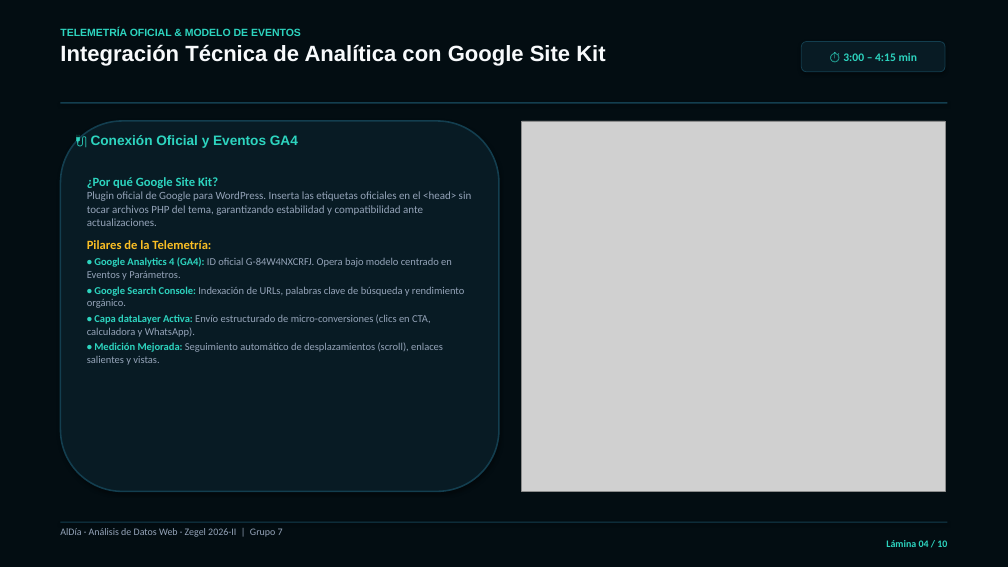
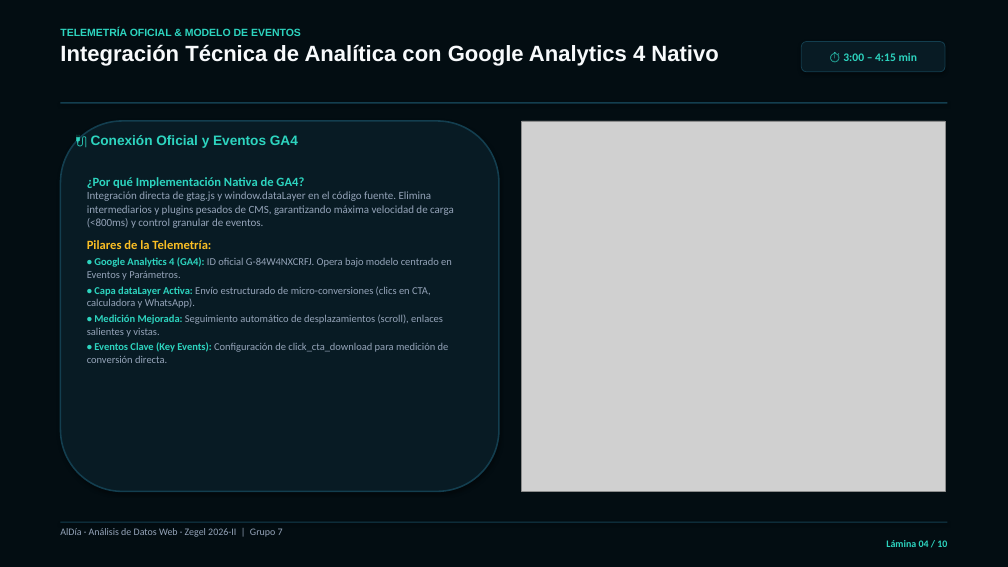
Before and after one commit to Dreyeles/Proyecto_ALdia, a slide deck: slide 4 of Presentacion_Avance1_Analisis_Datos_Web.pptx. Drawn at 1008x567 pixels with LibreOffice and Linux fonts; fonts in the diff are those of the drawing; grey boxes stand for pictures. Boxes give left, top, right and bottom in pixels: in the first picture for what was removed or moved away, otherwise in the second. Text is boxed around its words. In the diff, an @@ line names an element or a change of style, - is before the commit and + after.

Commit message:
fix: Alinear presentacion con arquitectura real de GitHub Pages y Google Analytics 4 Nativo

```diff
--- a/Presentacion_Avance1_Analisis_Datos_Web.pptx
+++ b/Presentacion_Avance1_Analisis_Datos_Web.pptx
@@ text at (60, 44, 718, 66): text changed @@
-Integración Técnica de Analítica con Google Site Kit
+Integración Técnica de Analítica con Google Analytics 4 Nativo
@@ text at (87, 177, 454, 228): text changed @@
-¿Por qué Google Site Kit?
-Plugin oficial de Google para WordPress. Inserta las etiquetas oficiales en el <head> sin tocar archivos PHP del tema, garantizando estabilidad y compatibilidad ante actualizaciones.
+¿Por qué Implementación Nativa de GA4?
+Integración directa de gtag.js y window.dataLayer en el código fuente. Elimina intermediarios y plugins pesados de CMS, garantizando máxima velocidad de carga (<800ms) y control granular de eventos.
@@ text at (87, 286, 464, 308): paragraph removed @@
-• Google Search Console: Indexación de URLs, palabras clave de búsqueda y rendimiento orgánico.
@@ text at (87, 342, 449, 363): paragraph added @@
+• Eventos Clave (Key Events): Configuración de click_cta_download para medición de conversión directa.
```
Also in this commit, not shown: 6 other slides changed, 3 other files.
